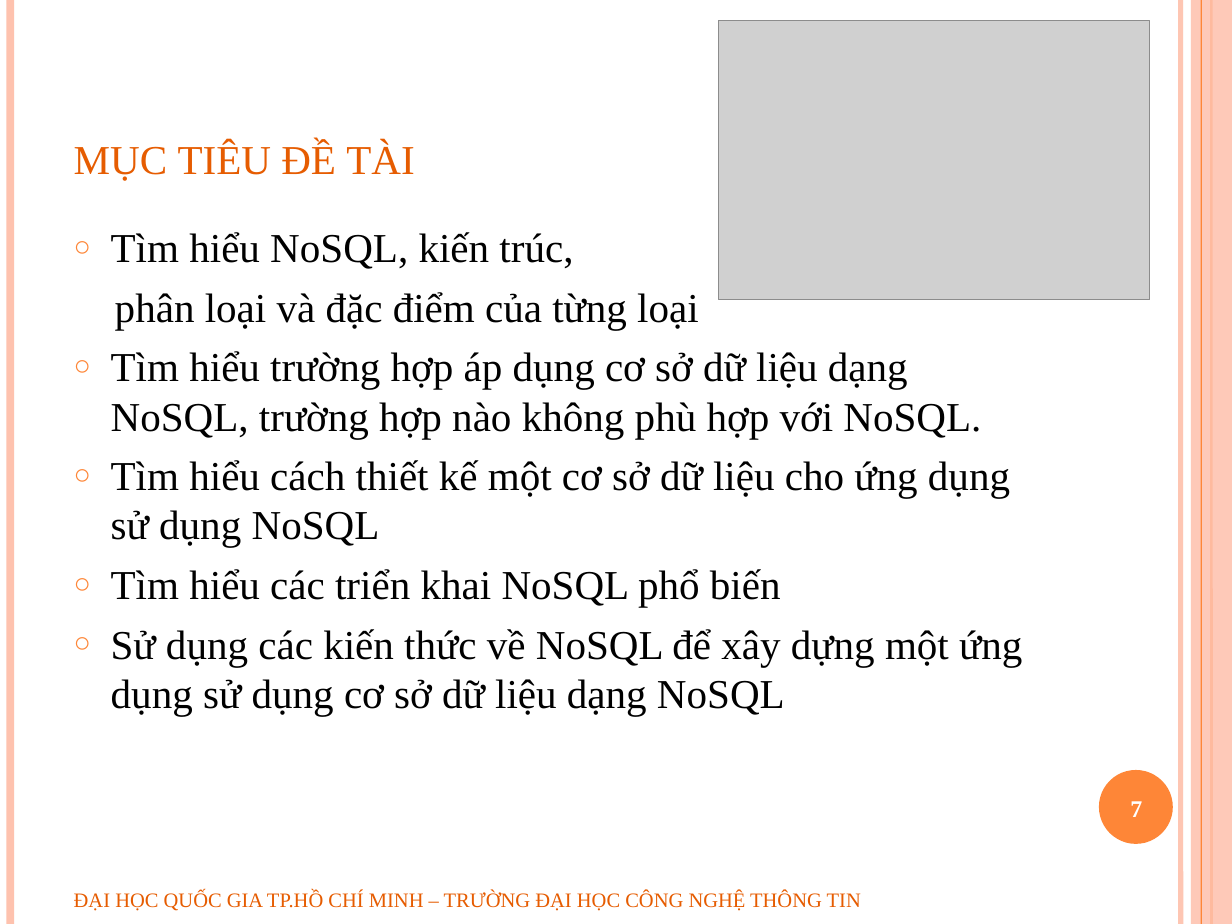
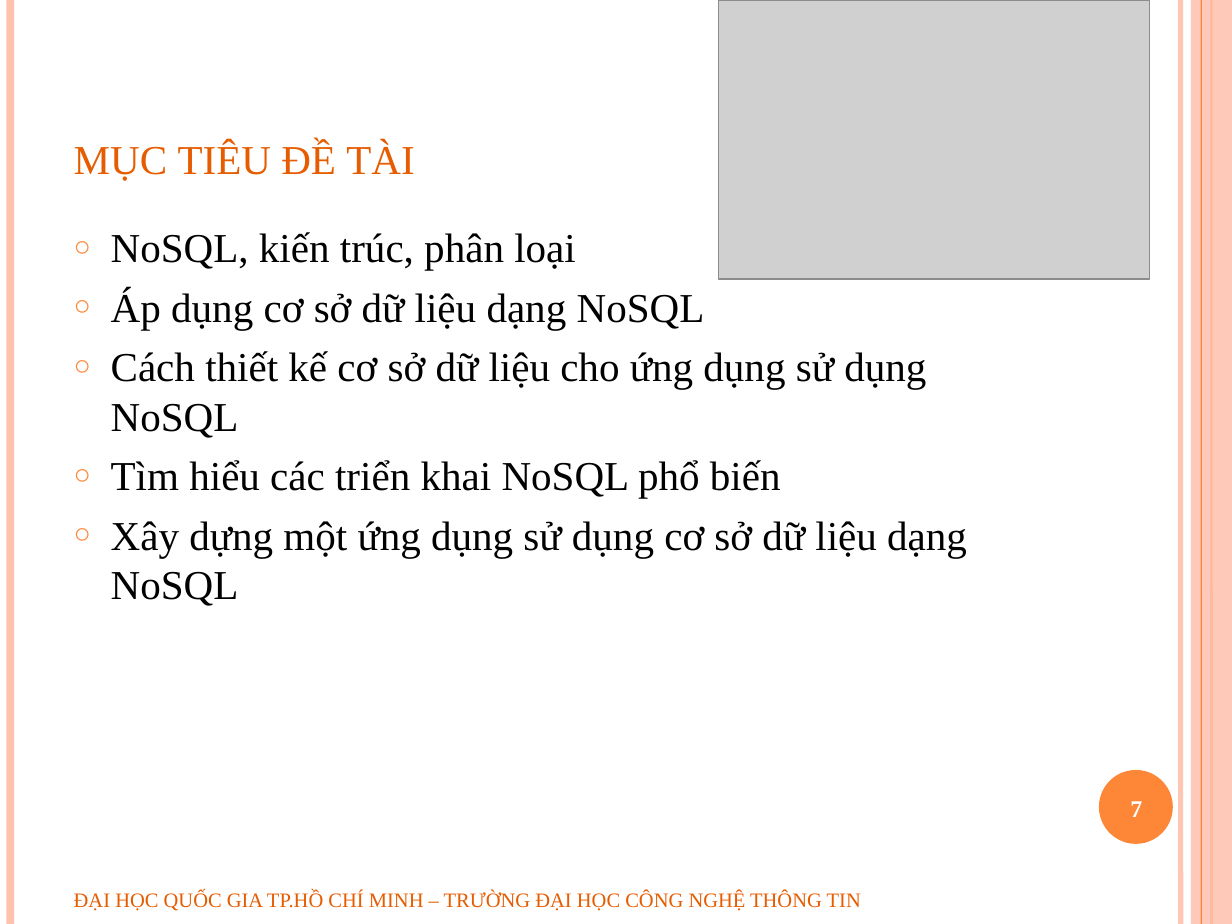
Before and after one commit to geovip/nosqlravendbuit, a slide deck: slide 7 of Document/slide bao cao.pptx. Drawn at 1232x924 pixels with LibreOffice and Linux fonts; fonts in the diff are those of the drawing; grey boxes stand for pictures; background and template pictures are left out. Boxes give left, top, right and bottom in pixels: in the first picture for what was removed or moved away, otherwise in the second. Text is boxed around its words. In the diff, an @@ line names an element or a change of style, - is before the commit and + after.

```diff
--- a/Document/slide bao cao.pptx
+++ b/Document/slide bao cao.pptx
@@ picture: place and size @@
-picture at (718,21,1149,301)
+picture at (718,0,1149,280)
@@ text at (111,232,926,438): text changed @@
-○ Tìm hiểu NoSQL, kiến trúc,
-phân loại và đặc điểm của từng loại
-○ Tìm hiểu trường hợp áp dụng cơ sở dữ liệu dạng NoSQL, trường hợp nào không phù hợp với NoSQL.
-○ Tìm hiểu cách thiết kế một cơ sở dữ liệu cho ứng dụng sử dụng NoSQL
+○ NoSQL, kiến trúc, phân loại
+○ Áp dụng cơ sở dữ liệu dạng NoSQL
+○ Cách thiết kế cơ sở dữ liệu cho ứng dụng sử dụng NoSQL
@@ text at (111,521,967,606): text changed @@
-○ Sử dụng các kiến thức về NoSQL để xây dựng một ứng dụng sử dụng cơ sở dữ liệu dạng NoSQL
+○ Xây dựng một ứng dụng sử dụng cơ sở dữ liệu dạng NoSQL
```
Also in this commit, not shown: 1 other slide changed.
